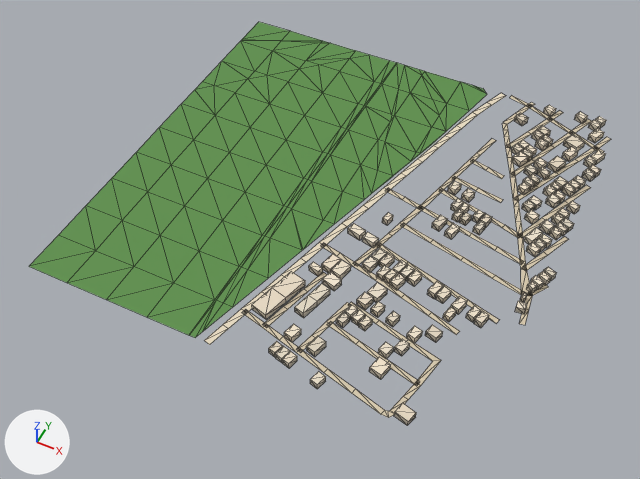
What one commit did to the glTF model public/assets/bengaluru-region-v1/tiles/t-19_-16-l0.glb.
Both versions are drawn from a camera (50 mm lens) standing at (-8951.0, -8406.0, 725.0) and looking at (-9254.0, -7799.0, -34.0). Arrows for +X, +Y and +Z are at lower left; the lights stay in place. The picture after the commit comes second. Mesh edges are drawn as thin lines.

The first picture shows 'building', 'ground'.
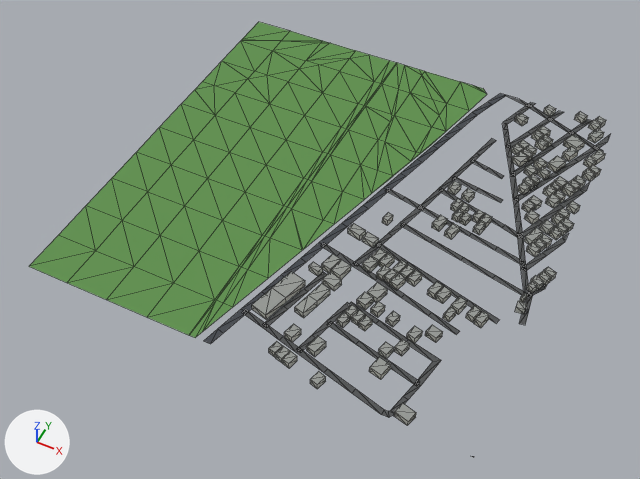
What differs and where, as boxes (x1, y1, x2, y2) in the pictures (640 x 479 px; the box of a moved part takes in the faces that stretch with it):
'ground', reshaped (10% taller)
    before: (29, 22, 611, 418)
    after: (29, 22, 610, 457)
part 1 of me_building, recoloured
    both: (252, 105, 606, 425)
part 2 of me_ground, reshaped
    before: (473, 93, 611, 152)
    after: (473, 93, 610, 152)
part 3 of me_ground, moved or reshaped
    before: (204, 309, 246, 345)
    after: (204, 309, 246, 344)
part 4 of me_ground, reshaped
    before: (520, 185, 590, 296)
    after: (519, 183, 590, 298)
part 5 of me_ground, recoloured
    both: (242, 93, 599, 417)

What changed in the scene script:
```text
Change me_building:
    used by ob_building; location = (-9500.0, -8000.0, 0.0)
    remove me_building.from_pydata(...)  # 896 vertices, 1122 faces; spans x 240.0..506.0, y 2.0..504.0, z 0.0..8.0
    add me_building.from_pydata(...)  # 896 vertices, 1348 faces; spans x 240.0..506.0, y 2.0..504.0, z 0.0..8.0
    me_building part 1: 1122 kept faces spanning x 240.0..506.0, y 2.0..504.0, z 0.0..8.0 get new vertex colours
    edits to the shape of me_building do not show in these pictures
Change me_ground:
    used by ob_ground; location = (-9500.0, -8000.0, 0.0)
    verts and faces of me_ground; kept vertices keep their numbers, new ones are numbered from 436
    before: 364 (238.0, 49.0, 1.0) at pixel (246, 313), 365 (230.0, 52.0, 1.0) at pixel (241, 308), 366 (231.0, 24.0, 1.0) at pixel (228, 328), 367 (224.0, 26.0, 1.0) at pixel (222, 324), 368 (225.0, -1.0, 1.0) at pixel (209, 344)
    before: 369 (217.0, 1.0, 1.0) at pixel (204, 340)
    remove me_ground.from_pydata(...)  # 436 vertices, 461 faces; spans x 0.0..503.0, y -1.0..503.0, z 1.0
    add me_ground.from_pydata(...)  # 448 vertices, 471 faces; spans x 0.0..500.0, y 0.0..500.0, z 1.0
    me_ground part 2
    5 vertices are removed from x 367.0..503.0, y 451.0..503.0, z 1.0
    5 faces are deleted
    5 vertices in x 352.0..473.0, y 473.0..499.0, z 1.0 move by (1.0, 1.0, 0.0)
    4 vertices in x 355.0..468.0, y 501.0, z 1.0 move by (-1.0, -1.0, 0.0)
    2 vertices move from x 345.0..499.0, y 446.0..475.0, z 1.0 to x 345.0..500.0, y 452.0..477.0, z 1.0
    8 vertices are added at x 359.0..500.0, y 445.0..500.0, z 1.0
    8 new faces join them
    me_ground part 3
    add delete_vertices([*range(366, 370)])  # with the faces that use them
    add verts[447] = (222.0, 19.0, 1.0)  # pixel (217, 328)
    add verts[448] = (230.0, 17.0, 1.0)  # pixel (223, 333)
    add verts[449] = (225.0, 0.0, 1.0)  # pixel (210, 344)
    add verts[450] = (217.0, 0.0, 1.0)  # pixel (203, 341)
    add faces += [(364, 365, 447), (364, 447, 448), (447, 449, 448), (447, 450, 449)]
    me_ground part 4
    6 vertices are removed from x 497.0..503.0, y 219.0..386.0, z 1.0
    6 faces are deleted
    8 vertices move from x 467.0..491.0, y 196.0..349.0, z 1.0 to x 465.0..488.0, y 193.0..341.0, z 1.0
    12 vertices are added at x 492.0..500.0, y 215.0..393.0, z 1.0
    12 new faces join them
    me_ground part 5: 223 kept faces spanning x 230.0..500.0, y 3.0..500.0, z 1.0 get new vertex colours; the middle colour goes from beige #d7c9ae to dark grey #535556
    other edits to the shape of me_ground do not show in these pictures
```
